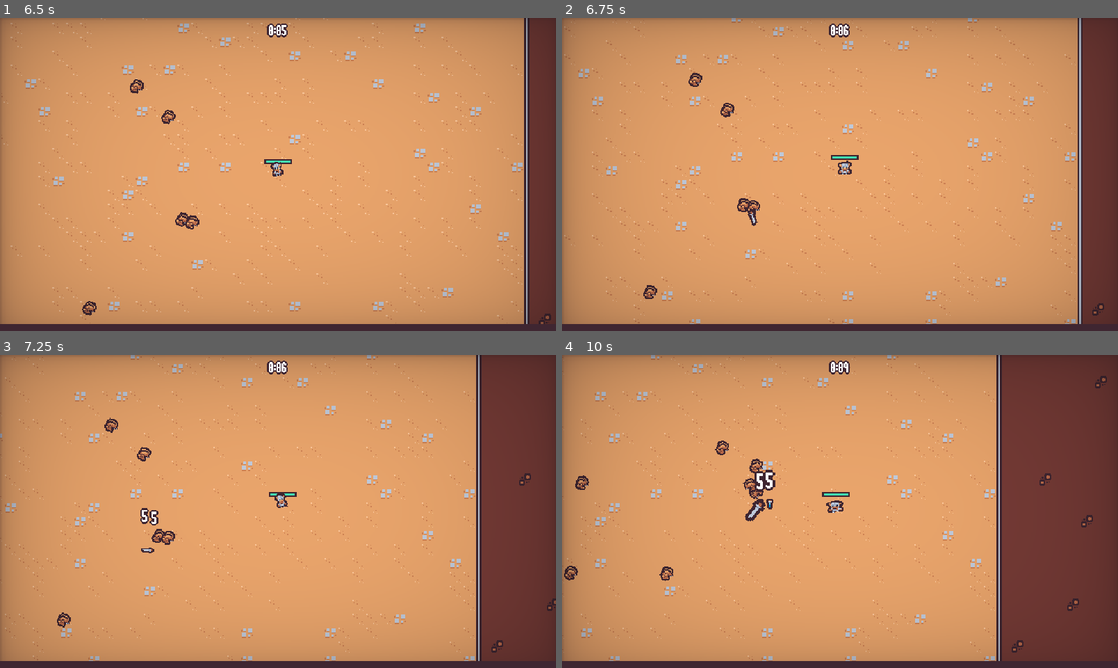
Above: before the commit, frames 1-4 (two rows, left to right).
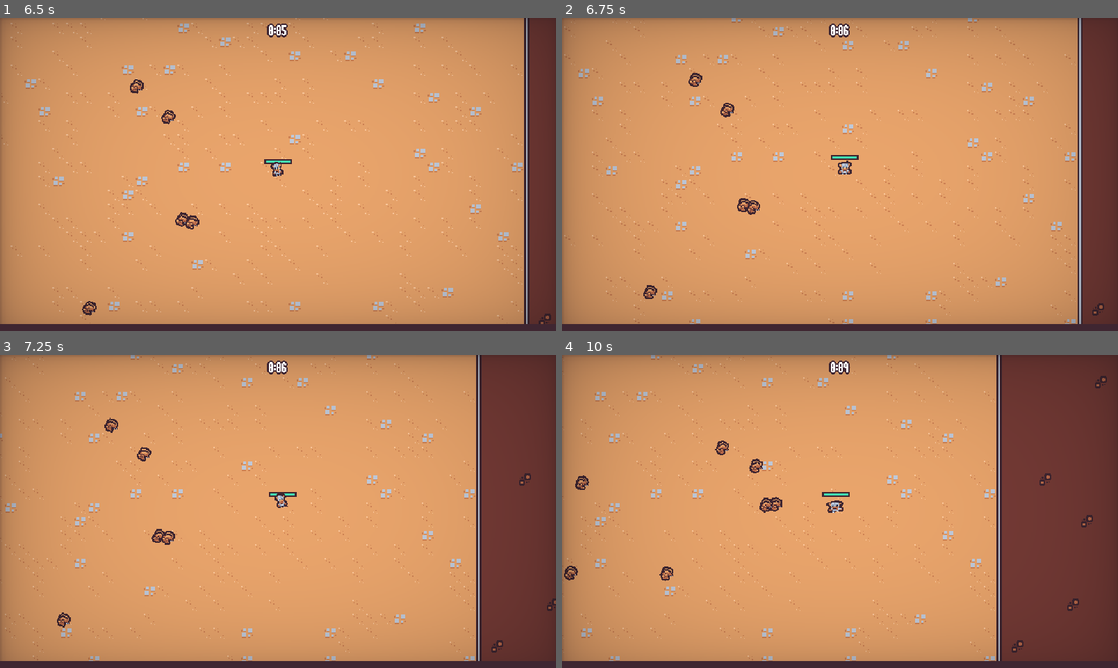
Above: after the commit, the same moments.

Repository: pawan-bilkhu/2Dsurvivor
Game: Godot game, scene res://scenes/ui/main_menu.tscn
Same seed, same stepped clock (60 frames per second), same inputs: the game is played once before the commit and once after it.
Inputs (mouse positions are in pixels of both pictures, inside the frame that each line leads up to):
- Up to frame 1 (6.5 s): click "Play" at 0.5 s; tap Enter at 1.25 s; move the mouse to (400, 158) at 1.27 s; press the mouse at (400, 158) at 1.28 s; hold Right (move_right) 1.28-2.03 s; move the mouse to (166, 190) at 2.02 s; release the mouse at (166, 190) at 2.03 s; hold S (move_down) 2.03-2.78 s; click (166, 190) at 2.1 s; move the mouse to (333, 105) at 2.77 s; press the mouse at (333, 105) at 2.78 s; hold Right (move_right) 2.78-3.53 s; move the mouse to (250, 237) at 3.52 s; release the mouse at (250, 237) at 3.53 s; hold W (move_up) 3.53-4.28 s; click (250, 237) at 3.6 s; move the mouse to (444, 221) at 4.27 s; press the mouse at (444, 221) at 4.28 s; hold A (move_left) 4.28-5.78 s; move the mouse to (111, 127) at 5.02 s; release the mouse at (111, 127) at 5.03 s; click (111, 127) at 5.1 s; move the mouse to (305, 174) at 5.77 s; press the mouse at (305, 174) at 5.78 s; hold S (move_down) from 5.78 s (still down)
- Up to frame 2 (6.75 s): move the mouse to (756, 96) at 6.52 s; release S (move_down) at 6.53 s; release the mouse at (756, 96) at 6.53 s; hold Right (move_right) from 6.53 s (still down); click (756, 96) at 6.6 s
- Up to frame 3 (7.25 s): keep holding Right (move_right)
- Up to frame 4 (10 s): move the mouse to (962, 495) at 7.27 s; release Right (move_right) at 7.28 s; press the mouse at (962, 495) at 7.28 s; hold W (move_up) 7.28-8.03 s; move the mouse to (728, 527) at 8.02 s; release the mouse at (728, 527) at 8.03 s; hold Right (move_right) 8.03-8.78 s; click (728, 527) at 8.1 s; move the mouse to (895, 442) at 8.77 s; press the mouse at (895, 442) at 8.78 s; hold S (move_down) 8.78-9.53 s; move the mouse to (812, 574) at 9.52 s; release the mouse at (812, 574) at 9.53 s; hold A (move_left) from 9.53 s (still down); click (812, 574) at 9.6 s

Frame 1 is identical in both runs. In frame 2, less than 0.1% of the frame differs, in the area x 33-36%, y 61-67%; in frame 3, 0.2%; in frame 4, 0.5%, in the area x 32-40%, y 36-54%.

Commit message:
Updated dagger ability to barrage like attack, completed javelin arc projectile ability

Diff:
--- a/default_bus_layout.tres
+++ b/default_bus_layout.tres
@@ -11,5 +11,5 @@
 bus/2/solo = false
 bus/2/mute = false
 bus/2/bypass_fx = false
-bus/2/volume_db = -15.2046
+bus/2/volume_db = -80.0
 bus/2/send = &"Master"
--- a/resources/upgrades/dagger_amount.tres
+++ /dev/null
@@ -1,12 +0,0 @@
-[gd_resource type="Resource" script_class="AbilityUpgrade" load_steps=3 format=3 uid="uid://687ur682gs1p"]
-
-[ext_resource type="Texture2D" uid="uid://bekyrxcbhghut" path="res://assets/weapons/dagger.png" id="1_12dlx"]
-[ext_resource type="Script" path="res://resources/upgrades/ability_upgrade.gd" id="2_f5xci"]
-
-[resource]
-script = ExtResource("2_f5xci")
-id = "dagger_amount"
-icon = ExtResource("1_12dlx")
-max_quantity = 10
-name = "Dagger Blitz"
-description = "Increases the amount of daggers that spawn during each attack"
--- /dev/null
+++ b/resources/upgrades/dagger_quantity.tres
@@ -0,0 +1,12 @@
+[gd_resource type="Resource" script_class="AbilityUpgrade" load_steps=3 format=3 uid="uid://687ur682gs1p"]
+
+[ext_resource type="Texture2D" uid="uid://bekyrxcbhghut" path="res://assets/weapons/dagger.png" id="1_j3tqt"]
+[ext_resource type="Script" path="res://resources/upgrades/ability_upgrade.gd" id="2_upxeu"]
+
+[resource]
+script = ExtResource("2_upxeu")
+id = "dagger_quantity"
+icon = ExtResource("1_j3tqt")
+max_quantity = 10
+name = "Dagger Blitz"
+description = "Increases the amount of daggers that spawn during each attack"
--- /dev/null
+++ b/resources/upgrades/javelin.tres
@@ -0,0 +1,14 @@
+[gd_resource type="Resource" script_class="Ability" load_steps=4 format=3 uid="uid://duv4ilwcr87it"]
+
+[ext_resource type="PackedScene" uid="uid://c0r3shnxf45xq" path="res://scenes/ability/javelin_ability_controller/javelin_ability_controller.tscn" id="1_7q4q7"]
+[ext_resource type="Texture2D" uid="uid://bui4e41btndqk" path="res://assets/weapons/javelin.png" id="2_0eljy"]
+[ext_resource type="Script" path="res://resources/upgrades/ability.gd" id="3_6q4k2"]
+
+[resource]
+script = ExtResource("3_6q4k2")
+ability_controller_scene = ExtResource("1_7q4q7")
+id = "javelin"
+icon = ExtResource("2_0eljy")
+max_quantity = 1
+name = "Javelin"
+description = "Gain the ability to toss javelins."
--- /dev/null
+++ b/resources/upgrades/javelin_damage.tres
@@ -0,0 +1,12 @@
+[gd_resource type="Resource" script_class="AbilityUpgrade" load_steps=3 format=3 uid="uid://osyc6w24m7e3"]
+
+[ext_resource type="Texture2D" uid="uid://bui4e41btndqk" path="res://assets/weapons/javelin.png" id="1_joi0p"]
+[ext_resource type="Script" path="res://resources/upgrades/ability_upgrade.gd" id="2_0e0x3"]
+
+[resource]
+script = ExtResource("2_0e0x3")
+id = "javelin_damage"
+icon = ExtResource("1_joi0p")
+max_quantity = 0
+name = "Javelin Damage"
+description = "Increases javelin damage by 30%"
--- /dev/null
+++ b/resources/upgrades/javelin_quantity.tres
@@ -0,0 +1,12 @@
+[gd_resource type="Resource" script_class="AbilityUpgrade" load_steps=3 format=3 uid="uid://cm710rmmkoeey"]
+
+[ext_resource type="Texture2D" uid="uid://bui4e41btndqk" path="res://assets/weapons/javelin.png" id="1_p6ihy"]
+[ext_resource type="Script" path="res://resources/upgrades/ability_upgrade.gd" id="2_yr7bc"]
+
+[resource]
+script = ExtResource("2_yr7bc")
+id = "javelin_quantity"
+icon = ExtResource("1_p6ihy")
+max_quantity = 10
+name = "Javelin Blitz"
+description = "Increases the amount of javelins that spawn during each attack"
--- /dev/null
+++ b/resources/upgrades/javelin_rate.tres
@@ -0,0 +1,12 @@
+[gd_resource type="Resource" script_class="AbilityUpgrade" load_steps=3 format=3 uid="uid://bttr4clh305ej"]
+
+[ext_resource type="Texture2D" uid="uid://bui4e41btndqk" path="res://assets/weapons/javelin.png" id="1_1ails"]
+[ext_resource type="Script" path="res://resources/upgrades/ability_upgrade.gd" id="2_e0630"]
+
+[resource]
+script = ExtResource("2_e0630")
+id = "javelin_rate"
+icon = ExtResource("1_1ails")
+max_quantity = 4
+name = "Javelin Agility"
+description = "Increases javelin attack rate by 20%."
--- a/scenes/Manager/upgrade_manager.gd
+++ b/scenes/Manager/upgrade_manager.gd
@@ -22,14 +22,21 @@
 var upgrade_dagger = preload("res://resources/upgrades/dagger.tres")
 var upgrade_dagger_damage = preload("res://resources/upgrades/dagger_damage.tres")
 var upgrade_dagger_rate = preload("res://resources/upgrades/dagger_rate.tres")
-var upgrade_dagger_amount = preload("res://resources/upgrades/dagger_amount.tres")
+var upgrade_dagger_quantity = preload("res://resources/upgrades/dagger_quantity.tres")
+
+var upgrade_javelin = preload("res://resources/upgrades/javelin.tres")
+var upgrade_javelin_damage = preload("res://resources/upgrades/javelin_damage.tres")
+var upgrade_javelin_rate = preload("res://resources/upgrades/javelin_rate.tres")
+var upgrade_javelin_quantity = preload("res://resources/upgrades/javelin_quantity.tres")
 
 var upgrade_player_speed = preload("res://resources/upgrades/player_speed.tres")
 
 func _ready() -> void:
 	upgrade_pool.add_item(upgrade_axe, 3)
-	upgrade_pool.add_item(upgrade_hammer, 3)
-	upgrade_pool.add_item(upgrade_dagger, 10000)
+	upgrade_pool.add_item(upgrade_hammer, 10)
+	upgrade_pool.add_item(upgrade_dagger, 10)
+	upgrade_pool.add_item(upgrade_javelin, 1000)
+
 	upgrade_pool.add_item(upgrade_sword_rate, 10)
 	upgrade_pool.add_item(upgrade_sword_damage, 15)
 	upgrade_pool.add_item(upgrade_player_speed, 7)
@@ -46,6 +53,7 @@
 		}
 	else:
 		current_upgrades[upgrade.id]["quantity"] += 1
+
 
 	if upgrade.max_quantity > 0:
 		var current_quantity = current_upgrades[upgrade.id]["quantity"]
@@ -66,7 +74,12 @@
 	if chosen_upgrade.id == upgrade_dagger.id:
 		upgrade_pool.add_item(upgrade_dagger_damage, 12)
 		upgrade_pool.add_item(upgrade_dagger_rate, 10)
-		upgrade_pool.add_item(upgrade_dagger_amount, 1000)
+		upgrade_pool.add_item(upgrade_dagger_quantity, 10)
+	if chosen_upgrade.id == upgrade_javelin.id:
+		upgrade_pool.add_item(upgrade_javelin_damage, 12)
+		upgrade_pool.add_item(upgrade_javelin_rate, 10)
+		upgrade_pool.add_item(upgrade_javelin_quantity, 1000)
+
 
 func pick_upgrades() -> Array:
 	var chosen_upgrades: Array[AbilityUpgrade] = []
--- a/scenes/ability/dagger_ability/dagger_ability.gd
+++ b/scenes/ability/dagger_ability/dagger_ability.gd
@@ -3,26 +3,40 @@
 
 @onready var hitbox_component: HitboxComponent = $HitboxComponent
 
-@export var target_enemy: Node2D
+@export var target_position: Vector2
+
 @export var radius: float = 70.0
 
 var starting_position: Vector2
 
+
 func _ready() -> void:
+	var player: Node2D = get_tree().get_first_node_in_group("player")
+	if not player:
+		return
+
+	var player_direction: Vector2 = (player.global_position - target_position).normalized()
+	starting_position = target_position + 30*Vector2.UP
+	rotation = (target_position - global_position).angle() + PI
+
 	scale = Vector2.ZERO
-	global_position = target_enemy.global_position
-	global_position += Vector2.RIGHT.rotated(randf_range(0, TAU)) * 50.0
+	global_position = starting_position
 
 	var tween = create_tween()
-	tween.tween_property(self, "scale", Vector2.ONE, 0.2)
+	tween.set_parallel()
+	tween.tween_property(self, "scale", Vector2.ONE, 0.2)\
+	.set_ease(Tween.EASE_OUT).set_trans(Tween.TRANS_ELASTIC)
 
-	tween.tween_method(tween_strike.bind(global_position), 0.0 , 1.0, 0.4)
-	tween.tween_callback(queue_free).set_delay(0.6)
 
-func tween_strike(percent: float, start_position: Vector2) -> void:
-	if not target_enemy:
-		return
-	global_position = start_position.lerp(target_enemy.global_position, percent)
-	var direction_from_start: Vector2 = target_enemy.global_position - start_position
-	var target_rotation: float = direction_from_start.angle() + deg_to_rad(90)
-	rotation = lerp_angle(rotation, target_rotation, 1 - exp(-10 * get_process_delta_time()))
+	tween.tween_method(tween_method.bind(global_position), 0.0 , 1.0, 0.4)\
+	.set_ease(Tween.EASE_IN_OUT).set_trans(Tween.TRANS_QUART).set_delay(0.2)
+
+	tween.tween_property(self, "scale", Vector2.ZERO, 0.5)\
+	.set_ease(Tween.EASE_OUT).set_trans(Tween.TRANS_CUBIC).set_delay(1.0)
+	tween.chain()
+	tween.tween_callback(queue_free)
+
+
+
+func tween_method(percent: float, start_position: Vector2) -> void:
+	global_position = start_position.lerp(Vector2(global_position.x, target_position.y), percent)
--- a/scenes/ability/dagger_ability_controller/dagger_ability_controller.gd
+++ b/scenes/ability/dagger_ability_controller/dagger_ability_controller.gd
@@ -8,7 +8,7 @@
 var base_damage: float = 3
 var additional_damage_percent: float = 1
 var base_wait_time: float
-var dagger_amount: int = 1
+var dagger_quantity: int = 5
 
 func _ready() -> void:
 	base_wait_time = timer.wait_time
@@ -20,29 +20,23 @@
 	if not player:
 		return
 
-	var enemies: Array = get_tree().get_nodes_in_group("enemy")
-
-
-	enemies = enemies.filter(func(enemy: CharacterBody2D):
-		return enemy.global_position.distance_squared_to(player.global_position) < pow(max_range, 2)
-	)
+	var enemies: Array = GameEvents.nearest_target_group("enemy", player, max_range)
 
 	if enemies.size() == 0:
 		return
 
-	enemies.sort_custom(func(a: Node2D, b: Node2D):
-		var a_distance = a.global_position.distance_squared_to(player.global_position)
-		var b_distance = b.global_position.distance_squared_to(player.global_position)
-		return a_distance < b_distance
-	)
+	var enemy_position = enemies[0].global_position + 10*(dagger_quantity / 2)*Vector2.LEFT
+	var distance_to_player: Vector2 = (player.global_position - enemy_position).normalized()
 
-	for i in dagger_amount:
+
+	for i in dagger_quantity:
 		var dagger_instance = dagger_ability.instantiate() as DaggerAbility
 		var foreground_layer = get_tree().get_first_node_in_group("foreground_layer")
-		dagger_instance.target_enemy = enemies[0]
+
+		dagger_instance.target_position = enemy_position + (i)*10*(dagger_quantity / 2)*Vector2.RIGHT
 		foreground_layer.add_child(dagger_instance)
-
 		dagger_instance.hitbox_component.damage = base_damage * additional_damage_percent
+		await get_tree().create_timer(0.1).timeout
 
 
 func on_ability_upgrade_added(upgrade: AbilityUpgrade, current_upgrades: Dictionary) -> void:
@@ -52,5 +46,5 @@
 		timer.start()
 	elif upgrade.id == "dagger_damage":
 		additional_damage_percent = 1 + (current_upgrades["dagger_damage"]["quantity"] * 0.2 )
-	elif upgrade.id == "dagger_amount":
-		dagger_amount = 1 + current_upgrades["dagger_amount"]["quantity"]
+	elif upgrade.id == "dagger_quantity":
+		dagger_quantity = 1 + current_upgrades["dagger_quantity"]["quantity"]
--- a/scenes/ability/hammer_ability_controller/hammer_ability_controller.gd
+++ b/scenes/ability/hammer_ability_controller/hammer_ability_controller.gd
@@ -20,21 +20,16 @@
 	if not player:
 		return
 
-	var enemies: Array = get_tree().get_nodes_in_group("enemy")
+	var enemies: Array = GameEvents.nearest_target_group("enemy", player, max_range)
+	if enemies.size() == 0:
+		return
 
 
-	enemies = enemies.filter(func(enemy: CharacterBody2D):
-		return enemy.global_position.distance_squared_to(player.global_position) < pow(max_range, 2)
-	)
 
 	if enemies.size() == 0:
 		return
 
-	enemies.sort_custom(func(a: Node2D, b: Node2D):
-		var a_distance = a.global_position.distance_squared_to(player.global_position)
-		var b_distance = b.global_position.distance_squared_to(player.global_position)
-		return a_distance < b_distance
-	)
+
 
 	var hammer_instance = hammer_ability.instantiate() as HammerAbility
 	var foreground_layer = get_tree().get_first_node_in_group("foreground_layer")
--- /dev/null
+++ b/scenes/ability/javelin_ability/javelin_ability.gd
@@ -0,0 +1,59 @@
+extends Node2D
+
+const MAX_RADIUS: float = 30.0
+
+@export var target_position: Vector2
+@export var target_enemy: Node2D
+@onready var hitbox_component: HitboxComponent = $HitboxComponent
+
+
+var tween: Tween
+var starting_position: Vector2
+
+func _ready() -> void:
+	scale = Vector2.ZERO
+
+	starting_position = target_position + 30 * Vector2.RIGHT.rotated(randf_range(0, TAU))
+	global_position = starting_position
+
+	rotation = Vector2.RIGHT.angle()
+
+	tween = create_tween()
+
+	tween.set_parallel()
+	tween.tween_property(self, "scale", Vector2.ONE, 0.2)\
+	.set_ease(Tween.EASE_OUT).set_trans(Tween.TRANS_ELASTIC)
+
+	tween.tween_method(tween_method, 0.0, 1.0 , 0.8)\
+	.set_ease(Tween.EASE_IN_OUT).set_trans(Tween.TRANS_QUART).set_delay(0.2)
+
+	tween.chain()
+	tween.tween_callback(queue_free)
+
+
+func tween_method(percent: float) -> void:
+
+
+	var enemy_direction: Vector2 = target_position - starting_position
+	var midpoint: Vector2 = starting_position + enemy_direction.orthogonal()
+
+	global_position = _quadratic_bezier(starting_position, midpoint, target_position, percent)
+	var target_vector: Vector2 = global_position.bezier_derivative(starting_position, midpoint, target_position, percent)
+
+	rotation = lerp_angle(rotation, target_vector.angle() + PI, 1 - exp(-5 * get_process_delta_time()))
+
+	if not target_enemy:
+		return
+
+	target_position = target_enemy.global_position
+
+func _quadratic_bezier(p0: Vector2, p1: Vector2, p2: Vector2, t: float) -> Vector2:
+	var q0 = p0.lerp(p1, t)
+	var q1 = p1.lerp(p2, t)
+	var r = q0.lerp(q1, t)
+	return r
+
+
+func destroy() -> void:
+	tween.stop()
+	queue_free()
--- /dev/null
+++ b/scenes/ability/javelin_ability/javelin_ability.tscn
@@ -0,0 +1,20 @@
+[gd_scene load_steps=5 format=3 uid="uid://dimr7gwp2j4jj"]
+
+[ext_resource type="Texture2D" uid="uid://bui4e41btndqk" path="res://assets/weapons/javelin.png" id="1_3fdwj"]
+[ext_resource type="Script" path="res://scenes/ability/javelin_ability/javelin_ability.gd" id="1_jm15i"]
+[ext_resource type="PackedScene" uid="uid://dqo8ia45ytqjm" path="res://scenes/component/hitbox_component.tscn" id="2_5tgjm"]
+
+[sub_resource type="RectangleShape2D" id="RectangleShape2D_hbvpq"]
+size = Vector2(6, 16)
+
+[node name="JavelinAbility" type="Node2D"]
+rotation = 1.5708
+script = ExtResource("1_jm15i")
+
+[node name="Sprite2D" type="Sprite2D" parent="."]
+texture = ExtResource("1_3fdwj")
+
+[node name="HitboxComponent" parent="." groups=["throwable"] instance=ExtResource("2_5tgjm")]
+
+[node name="CollisionShape2D" type="CollisionShape2D" parent="HitboxComponent"]
+shape = SubResource("RectangleShape2D_hbvpq")
--- /dev/null
+++ b/scenes/ability/javelin_ability_controller/javelin_ability_controller.gd
@@ -0,0 +1,54 @@
+extends Node
+
+@onready var timer: Timer = $Timer
+
+@export var max_range: float = 200.0
+@export var javelin_ability: PackedScene
+
+var base_wait_time: float
+var base_damage: float = 2.0
+var additional_damage_percent: float = 1.0
+var javelin_quantity: int = 1
+
+
+func _ready() -> void:
+	base_wait_time = timer.wait_time
+	GameEvents.ability_upgrade_added.connect(on_ability_upgrade_added)
+
+func _on_timer_timeout() -> void:
+	var player: Node2D = get_tree().get_first_node_in_group("player")
+
+	if not player:
+		return
+
+
+	for i in javelin_quantity:
+		var enemies: Array = GameEvents.nearest_target_group("enemy", player, max_range)
+
+		if enemies.size() == 0:
+			return
+
+		var javelin_instance: Node2D = javelin_ability.instantiate()
+
+		var foreground_layer = get_tree().get_first_node_in_group("foreground_layer")
+		if not foreground_layer:
+			return
+
+		javelin_instance.target_enemy = enemies[0]
+		javelin_instance.target_position = enemies[0].global_position
+
+		await get_tree().create_timer(0.4).timeout
+		foreground_layer.add_child(javelin_instance)
+
+		javelin_instance.hitbox_component.damage = base_damage * additional_damage_percent
+
+
+func on_ability_upgrade_added(upgrade: AbilityUpgrade, current_upgrades: Dictionary) -> void:
+	if upgrade.id == "javelin_rate":
+		var percent_reduction = current_upgrades["javelin_rate"]["quantity"] * 0.2
+		timer.wait_time = base_wait_time * (1 - percent_reduction)
+		timer.start()
+	elif upgrade.id == "javelin_damage":
+		additional_damage_percent = 1 + (current_upgrades["javelin_damage"]["quantity"] * 0.3)
+	elif upgrade.id == "javelin_quantity":
+		javelin_quantity = 1 + current_upgrades["javelin_quantity"]["quantity"]
--- /dev/null
+++ b/scenes/ability/javelin_ability_controller/javelin_ability_controller.tscn
@@ -0,0 +1,14 @@
+[gd_scene load_steps=3 format=3 uid="uid://c0r3shnxf45xq"]
+
+[ext_resource type="Script" path="res://scenes/ability/javelin_ability_controller/javelin_ability_controller.gd" id="1_0lciv"]
+[ext_resource type="PackedScene" uid="uid://dimr7gwp2j4jj" path="res://scenes/ability/javelin_ability/javelin_ability.tscn" id="2_ldwjb"]
+
+[node name="JavelinAbilityController" type="Node"]
+script = ExtResource("1_0lciv")
+javelin_ability = ExtResource("2_ldwjb")
+
+[node name="Timer" type="Timer" parent="."]
+wait_time = 2.0
+autostart = true
+
+[connection signal="timeout" from="Timer" to="." method="_on_timer_timeout"]
--- a/scenes/ability/sword_ability_controller/sword_ability_controller.gd
+++ b/scenes/ability/sword_ability_controller/sword_ability_controller.gd
@@ -19,22 +19,10 @@
 	if not player:
 		return
 
-	var enemies: Array = get_tree().get_nodes_in_group("enemy")
-
-	# find all enemies within a certain radius (defined by max range)
-	enemies = enemies.filter(func(enemy: CharacterBody2D):
-		return enemy.global_position.distance_squared_to(player.global_position) < pow(max_range, 2)
-	)
+	var enemies: Array = GameEvents.nearest_target_group("enemy", player, max_range)
 
 	if enemies.size() == 0:
 		return
-
-	# sort those enemies by distance to the player (closest first)
-	enemies.sort_custom(func(a: Node2D, b: Node2D):
-		var a_distance = a.global_position.distance_squared_to(player.global_position)
-		var b_distance = b.global_position.distance_squared_to(player.global_position)
-		return a_distance < b_distance
-	)
 
 	var sword_instance = sword_ability.instantiate() as SwordAbility
 	var foreground_layer = get_tree().get_first_node_in_group("foreground_layer")
--- a/scenes/autoload/game_events.gd
+++ b/scenes/autoload/game_events.gd
@@ -5,14 +5,41 @@
 signal player_damaged
 signal hammer_smash(global_position: Vector2)
 
+
 func emit_experience_vial_collected(number: float) -> void:
 	experience_vial_collected.emit(number)
+
 
 func emit_ability_upgrade_added(upgrade: AbilityUpgrade, current_upgrades: Dictionary) -> void:
 	ability_upgrade_added.emit(upgrade, current_upgrades)
 
+
 func emit_player_damaged() -> void:
 	player_damaged.emit()
 
+
 func emit_hammer_smash(global_positon: Vector2) -> void:
 	hammer_smash.emit(global_positon)
+
+
+func nearest_target_group(group: StringName, target: Node2D, max_range: float) -> Array:
+	if not target:
+		return []
+
+	var entity_group = get_tree().get_nodes_in_group(group)
+
+
+	entity_group = entity_group.filter(func(entity: CharacterBody2D):
+		return entity.global_position.distance_squared_to(target.global_position) < pow(max_range, 2)
+	)
+
+	if entity_group.size() == 0:
+		return []
+
+	entity_group.sort_custom(func(a: Node2D, b: Node2D):
+		var a_distance = a.global_position.distance_squared_to(target.global_position)
+		var b_distance = b.global_position.distance_squared_to(target.global_position)
+		return a_distance < b_distance
+	)
+
+	return entity_group
--- /dev/null
+++ b/scenes/autoload/utility.gd
@@ -0,0 +1 @@
+extends Node
--- /dev/null
+++ b/scenes/autoload/utility.tscn
@@ -0,0 +1,6 @@
+[gd_scene load_steps=2 format=3 uid="uid://d0souqijoiw0u"]
+
+[ext_resource type="Script" path="res://scenes/autoload/utility.gd" id="1_54765"]
+
+[node name="utilities" type="Node"]
+script = ExtResource("1_54765")
--- a/scenes/component/hurtbox_component.gd
+++ b/scenes/component/hurtbox_component.gd
@@ -28,4 +28,7 @@
 		format_string = "%0.0f"
 	floating_text.start(format_string % hitbox_component.damage)
 
+	if hitbox_component.is_in_group("throwable"):
+		hitbox_component.owner.destroy()
+
 	hit.emit()
--- a/scenes/game_object/basic_enemy/basic_enemy.tscn
+++ b/scenes/game_object/basic_enemy/basic_enemy.tscn
@@ -106,7 +106,7 @@
 [node name="HealthComponent" parent="." instance=ExtResource("2_vklkh")]
 
 [node name="VialDropComponent" parent="." node_paths=PackedStringArray("health_component") instance=ExtResource("3_8cbbd")]
-drop_percent = 1.0
+drop_percent = 0.0
 health_component = NodePath("../HealthComponent")
 
 [node name="VelocityComponent" parent="." instance=ExtResource("4_ya61l")]
--- a/scenes/game_object/cameras/game_camera.gd
+++ b/scenes/game_object/cameras/game_camera.gd
@@ -24,15 +24,14 @@
 
 		offset = random_offset()
 
+
 func apply_shake(hammer_global_position: Vector2) -> void:
 	var player = get_tree().get_first_node_in_group("player") as CharacterBody2D
 	if not player:
 		return
 	var distance_to_player: float = hammer_global_position.distance_squared_to(player.global_position)
-	if distance_to_player > 0:
-		shake_strength = (pow(shake_range, 2) / distance_to_player) * random_strength
-		return
-	shake_strength = random_strength
+	shake_strength = (pow(shake_range, 2) / max(1, distance_to_player)) * random_strength
+
 
 func aquire_target() -> void:
 	var player_nodes: Array = get_tree().get_nodes_in_group("player")
@@ -40,6 +39,7 @@
 		var player: CharacterBody2D = player_nodes[0] as CharacterBody2D
 		target_position = player.global_position
 
+
 func random_offset() -> Vector2:
 	return Vector2(rng.randf_range(-shake_strength, shake_strength), rng.randf_range(-shake_strength, shake_strength))
 
--- a/scenes/game_object/player/player_sprite.gd
+++ b/scenes/game_object/player/player_sprite.gd
@@ -34,6 +34,7 @@
 	var move_sign: int = sign(movement_vector.x)
 	if move_sign != 0:
 		visuals.scale = Vector2(move_sign, 1)
+
 
 func get_movement_vector() -> Vector2:
 	var direction_x: float = Input.get_action_strength("move_right") - Input.get_action_strength("move_left")
--- a/scenes/game_object/player/player_sprite.tscn
+++ b/scenes/game_object/player/player_sprite.tscn
@@ -4,7 +4,7 @@
 [ext_resource type="Texture2D" uid="uid://blg0x1widlh8j" path="res://assets/sprites/knight1.png" id="1_ywvf0"]
 [ext_resource type="PackedScene" uid="uid://b7py1vjt6exo3" path="res://scenes/component/velocity_component.tscn" id="2_8xjmy"]
 [ext_resource type="PackedScene" uid="uid://dsv7kr7ql7bs0" path="res://scenes/component/health_component.tscn" id="2_fb370"]
-[ext_resource type="PackedScene" uid="uid://esre1adlxt1m" path="res://scenes/ability/sword_ability_controller/sword_ability_controller.tscn" id="4_ef5r0"]
+[ext_resource type="PackedScene" uid="uid://dgelw2d80a4gw" path="res://scenes/ability/dagger_ability_controller/dagger_ability_controller.tscn" id="4_q4a16"]
 [ext_resource type="PackedScene" uid="uid://ce36vngkrj73e" path="res://scenes/component/random_stream_player_2d_component.tscn" id="5_wt6s7"]
 [ext_resource type="AudioStream" uid="uid://bm8nmfddic6hm" path="res://assets/audio/impactMining_000.ogg" id="6_jo8kl"]
 [ext_resource type="AudioStream" uid="uid://dd6qq17h15iwm" path="res://assets/audio/impactMining_001.ogg" id="7_c0f04"]
@@ -133,7 +133,7 @@
 
 [node name="Abilities" type="Node" parent="."]
 
-[node name="SwordAbilityController" parent="Abilities" instance=ExtResource("4_ef5r0")]
+[node name="DaggerAbilityController" parent="Abilities" instance=ExtResource("4_q4a16")]
 
 [node name="HitRandomStreamPlayer2DComponent" parent="." instance=ExtResource("5_wt6s7")]
 streams = Array[AudioStream]([ExtResource("6_jo8kl"), ExtResource("7_c0f04"), ExtResource("8_0coma"), ExtResource("9_juq0p"), ExtResource("10_mvxdf")])
@@ -155,7 +155,6 @@
 show_percentage = false
 
 [node name="PickupArea2D" type="Area2D" parent="."]
-visible = false
 position = Vector2(0, -5)
 collision_layer = 16
 collision_mask = 0
@@ -164,7 +163,6 @@
 shape = SubResource("CircleShape2D_pc8jo")
 
 [node name="CollisionArea2D" type="Area2D" parent="."]
-visible = false
 collision_layer = 0
 collision_mask = 8
 
--- a/scenes/game_object/wizard_enemy/wizard_enemy.tscn
+++ b/scenes/game_object/wizard_enemy/wizard_enemy.tscn
@@ -150,7 +150,7 @@
 acceleration = 20.0
 
 [node name="VialDropComponent" parent="." node_paths=PackedStringArray("health_component") instance=ExtResource("4_pmse6")]
-drop_percent = 0.5
+drop_percent = 0.0
 health_component = NodePath("../HealthComponent")
 
 [node name="HitFlashComponent" parent="." node_paths=PackedStringArray("health_component", "sprite") instance=ExtResource("5_ex8u3")]
--- a/scenes/main/main.tscn
+++ b/scenes/main/main.tscn
@@ -51,3 +51,4 @@
 position = Vector2(404, 217)
 
 [node name="Foreground" type="Node2D" parent="." groups=["foreground_layer"]]
+position = Vector2(-1, 1)
--- a/scenes/ui/options_menu.tscn
+++ b/scenes/ui/options_menu.tscn
@@ -5,6 +5,7 @@
 [ext_resource type="PackedScene" uid="uid://b8r6mlhd6vom5" path="res://scenes/ui/sound_button.tscn" id="3_6i3uw"]
 
 [node name="OptionsMenu" type="CanvasLayer"]
+process_mode = 3
 script = ExtResource("1_iijdi")
 
 [node name="TileMap" type="TileMap" parent="."]
--- /dev/null
+++ b/test.gd
@@ -0,0 +1 @@
+extends Node2D
Binary file added: assets/weapons/javelin.png
Not shown, added: assets/weapons/javelin.png.import
Not shown, added: scenes/ability/hammer_ability_controller/ham2D9.tmp
Not shown, added: scenes/ability/javelin_ability/jav2B51.tmp
Not shown, added: scenes/ability/javelin_ability/javC215.tmp
